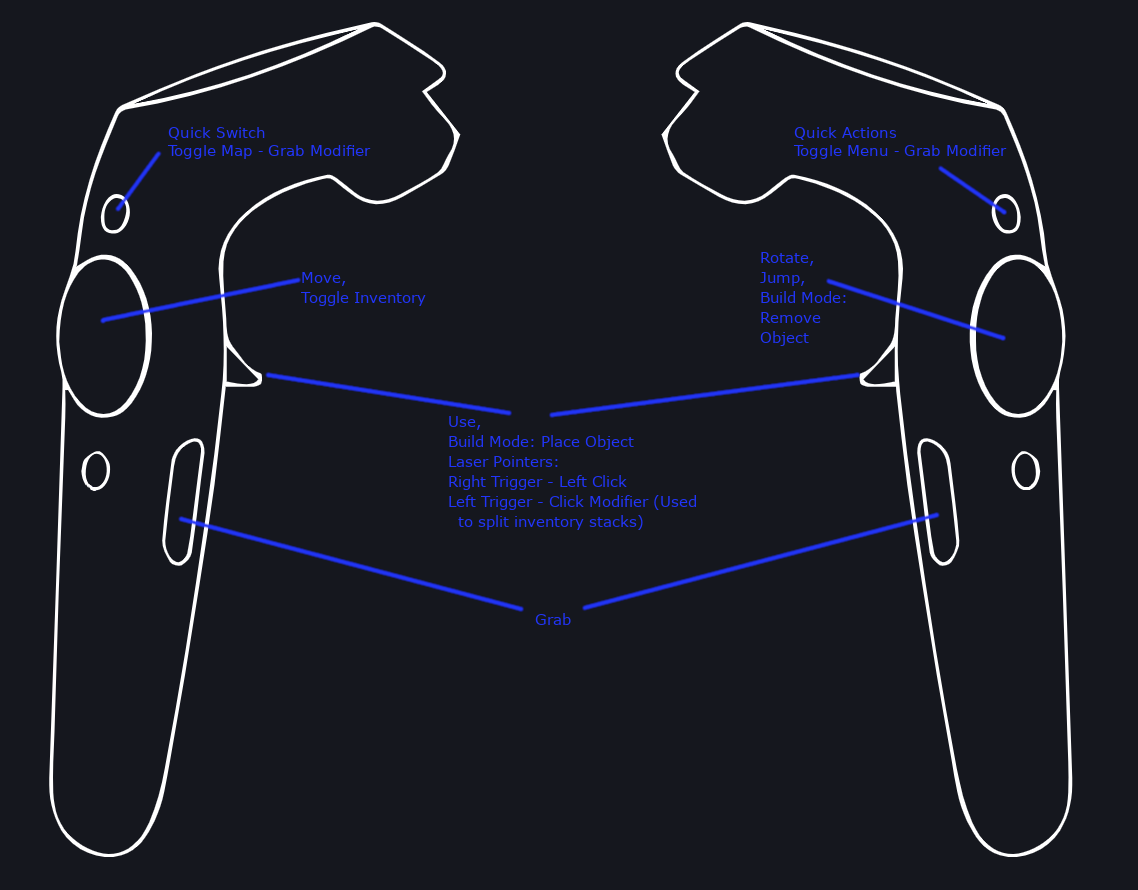
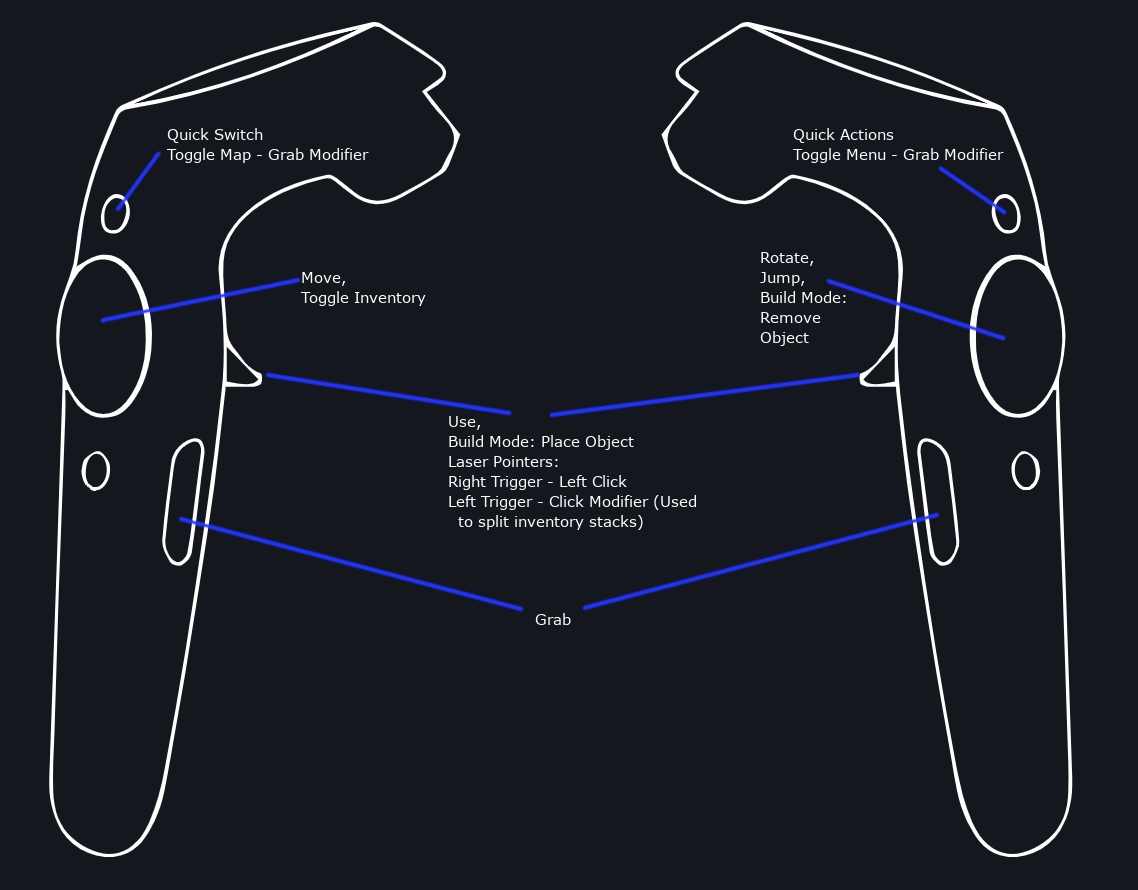
The second (1138, 890) image is a revision of the first. Changes to its layers:
painted on "Grab" over [535, 613, 571, 625]
painted on "Quick Switch ..." over [167, 127, 371, 163]
painted on "Use, ..." over [449, 416, 696, 530]
painted on "Move, ..." over [301, 272, 426, 306]
painted on "Quick Actions ..." over [793, 127, 1007, 163]
painted on "Rotate, ..." over [760, 252, 846, 346]
